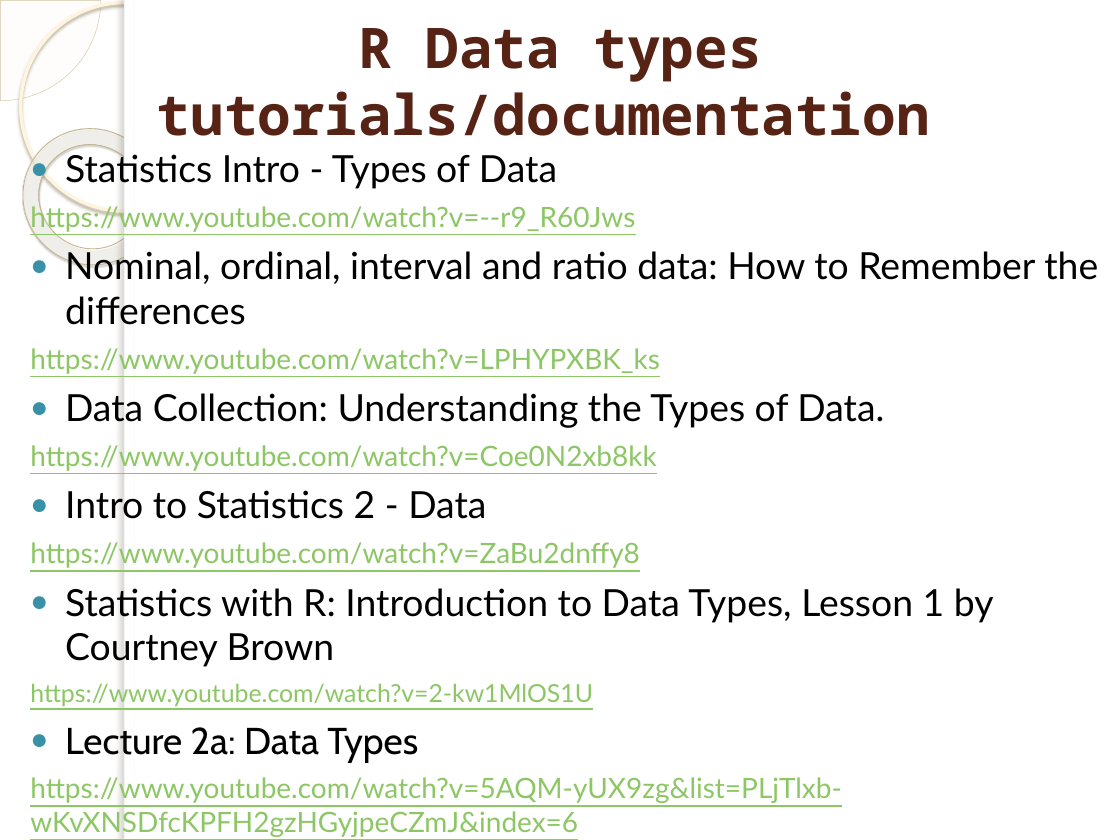
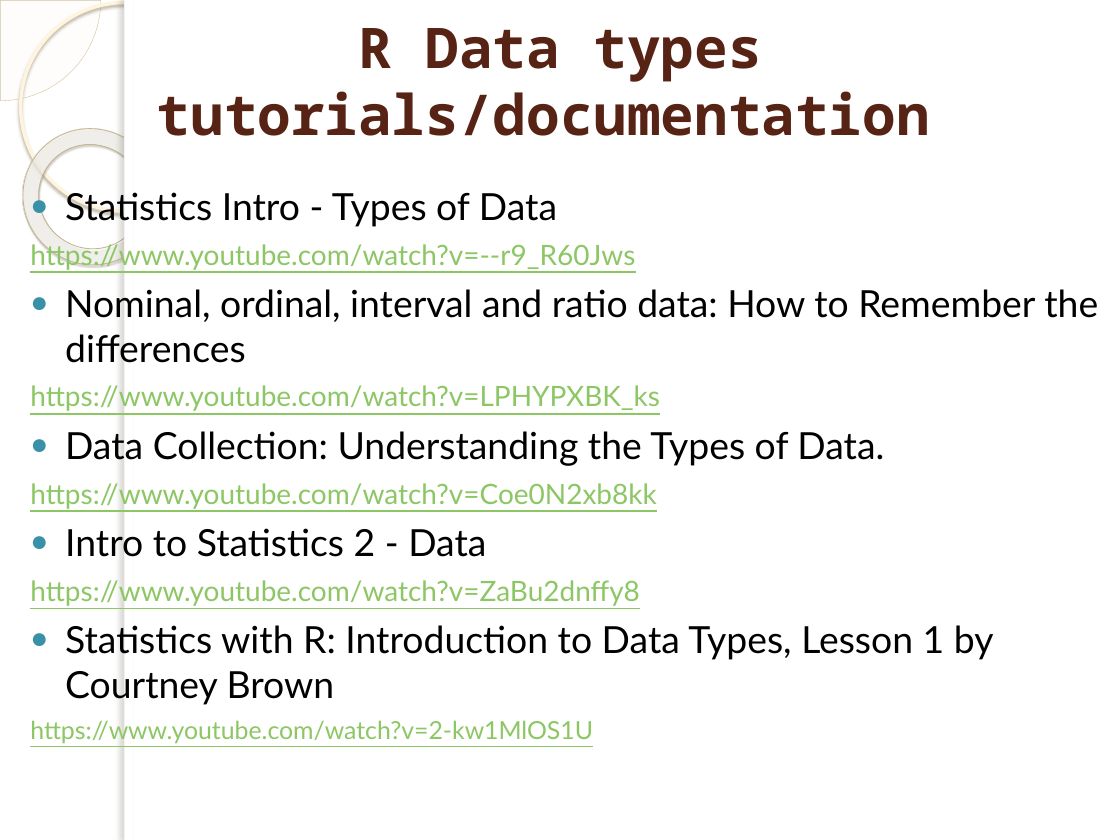
Before and after one commit to marinfotache/Data-Processing-Analysis-Science-with-R, a slide deck: slide 3 of 01 R_Introduction_Data Structures/01b_Main Data Types.pptx (slide 4 before the commit). Drawn at 1120x840 pixels with LibreOffice and Linux fonts; fonts in the diff are those of the drawing; background and template pictures are left out. Boxes give left, top, right and bottom in pixels: in the first picture for what was removed or moved away, otherwise in the second. Text is boxed around its words. In the diff, an @@ line names an element or a change of style, - is before the commit and + after.

```diff
--- a/01 R_Introduction_Data Structures/01b_Main Data Types.pptx
+++ b/01 R_Introduction_Data Structures/01b_Main Data Types.pptx
@@ text "Statistics Intro - Types of ...": place and size @@
-text "Statistics Intro - Types of ..." at (30,150,1098,837)
+text "Statistics Intro - Types of ..." at (30,192,1098,744)
@@ text at (30,727,841,837): paragraphs removed @@
-● Lecture 2a: Data Types
-https://www.youtube.com/watch?v=5AQM-yUX9zg&list=PLjTlxb-wKvXNSDfcKPFH2gzHGyjpeCZmJ&index=6
```
Also in this commit, not shown: 1 slide added, 2 slides removed.
